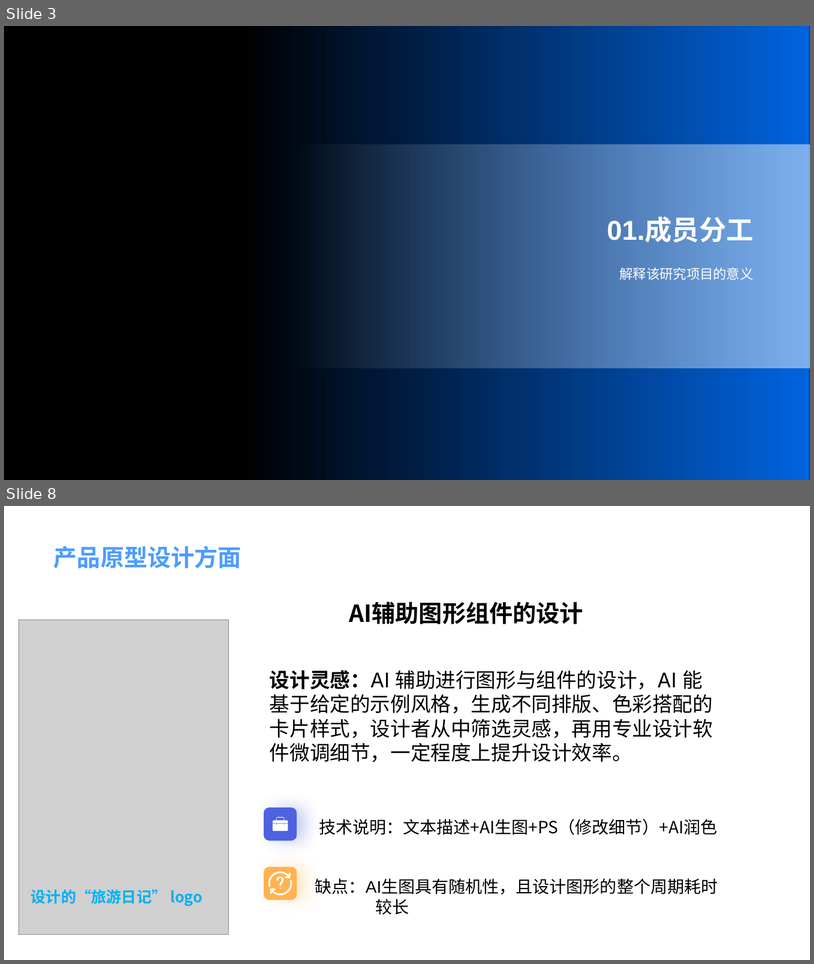
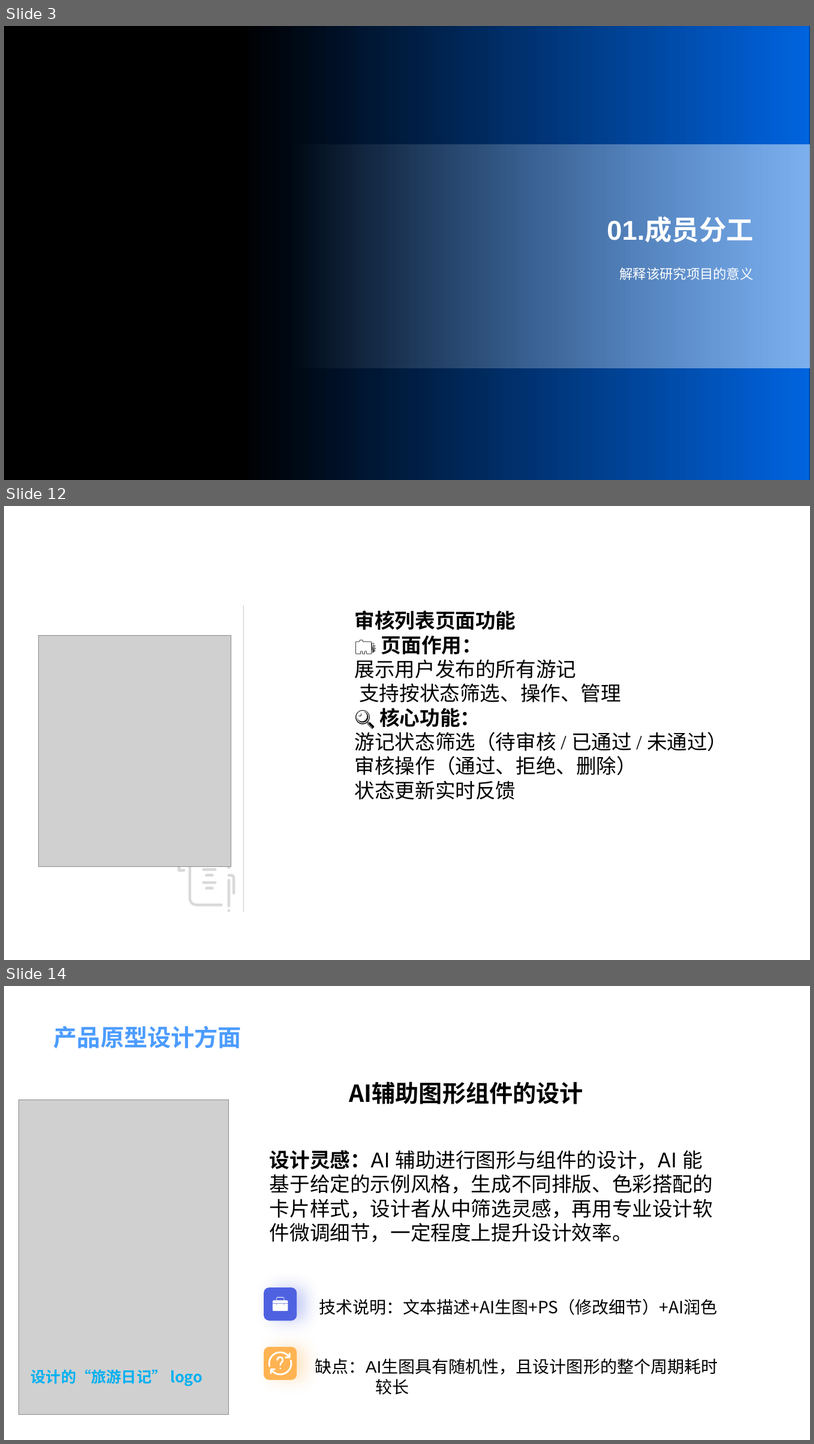
Before and after one commit to lxcxjxhx/hos-app, a slide deck: 项目介绍PPT&MVP/飞码先锋队项目介绍.pptx. Shown one above the other, each under a label of ours: slides 3 and 8 before the commit, slides 3, 12 and 14 after it; the slides between them are not shown. The pictures are 814x964 and 814x1444 pixels, drawn with LibreOffice and Linux fonts; fonts in the diff are those of the drawing; grey boxes stand for pictures; background and template pictures are left out. Boxes give left, top, right and bottom in pixels: in the first picture for what was removed or moved away, otherwise in the second. Text is boxed around its words. In the diff, an @@ line names an element or a change of style, - is before the commit and + after.

```diff
--- a/项目介绍PPT&MVP/飞码先锋队项目介绍.pptx
+++ b/项目介绍PPT&MVP/飞码先锋队项目介绍.pptx
@@ slide 12 added at [4, 506, 810, 960], background picture (left out); not listed: 1 template element that a slide beside it also shows @@
@@ line added from (243, 605) to (243, 912), #000000 0.25 pt @@
@@ text added at [355, 610, 728, 799], 24 pt, text #000000 @@
+审核列表页面功能
+🗂 页面作用：
+展示用户发布的所有游记
+支持按状态筛选、操作、管理
+🔍 核心功能：
+游记状态筛选（待审核 / 已通过 / 未通过）
+审核操作（通过、拒绝、删除）
+状态更新实时反馈
@@ picture added at [38, 636, 231, 867] @@
@@ freeform shape added at [177, 852, 235, 912], fill #000000 at 15% opacity @@
@@ what was slide 8 is now slide 14 @@
```
Also in this commit, not shown: 3 slides changed, 7 other slides added, 2 slides removed.
